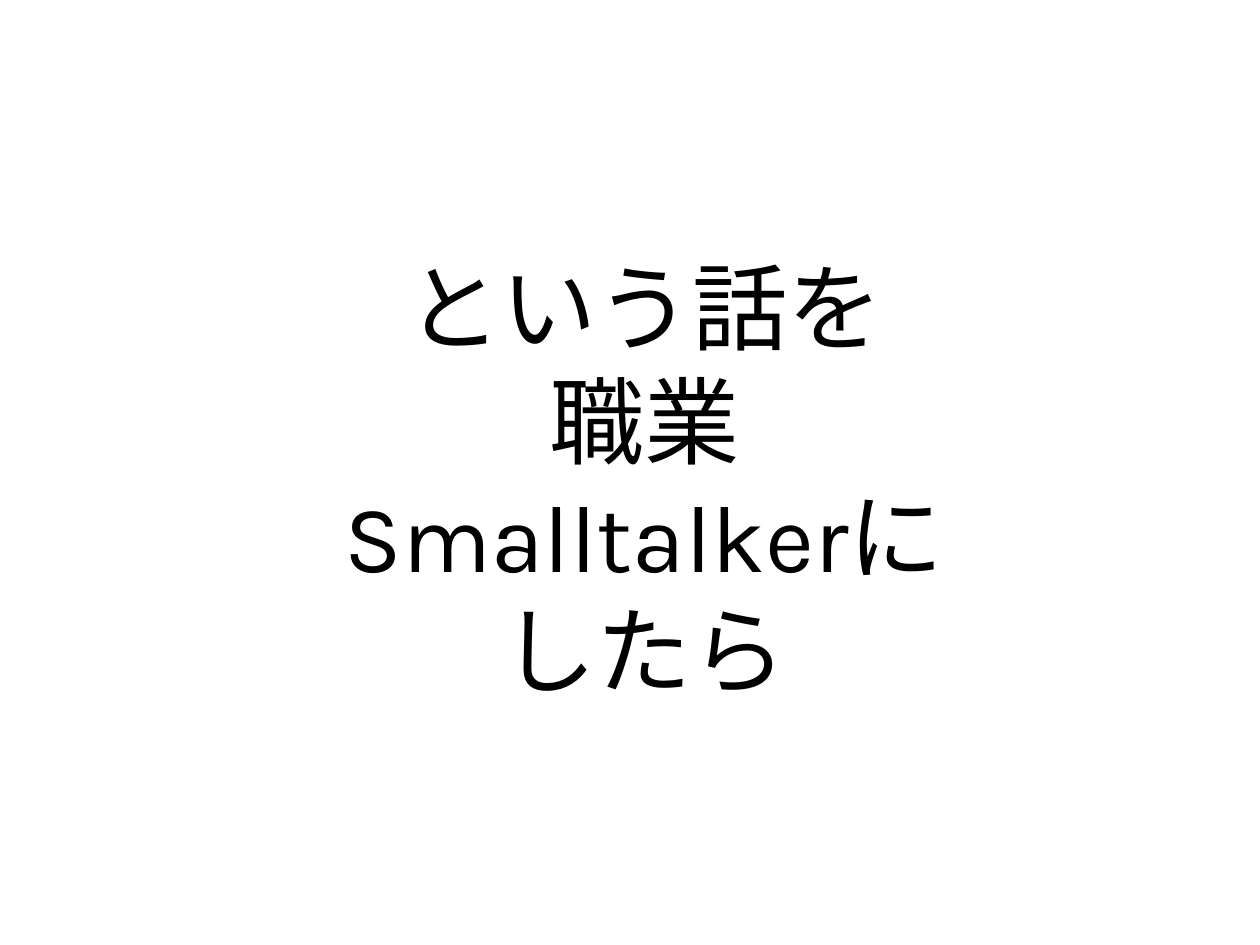
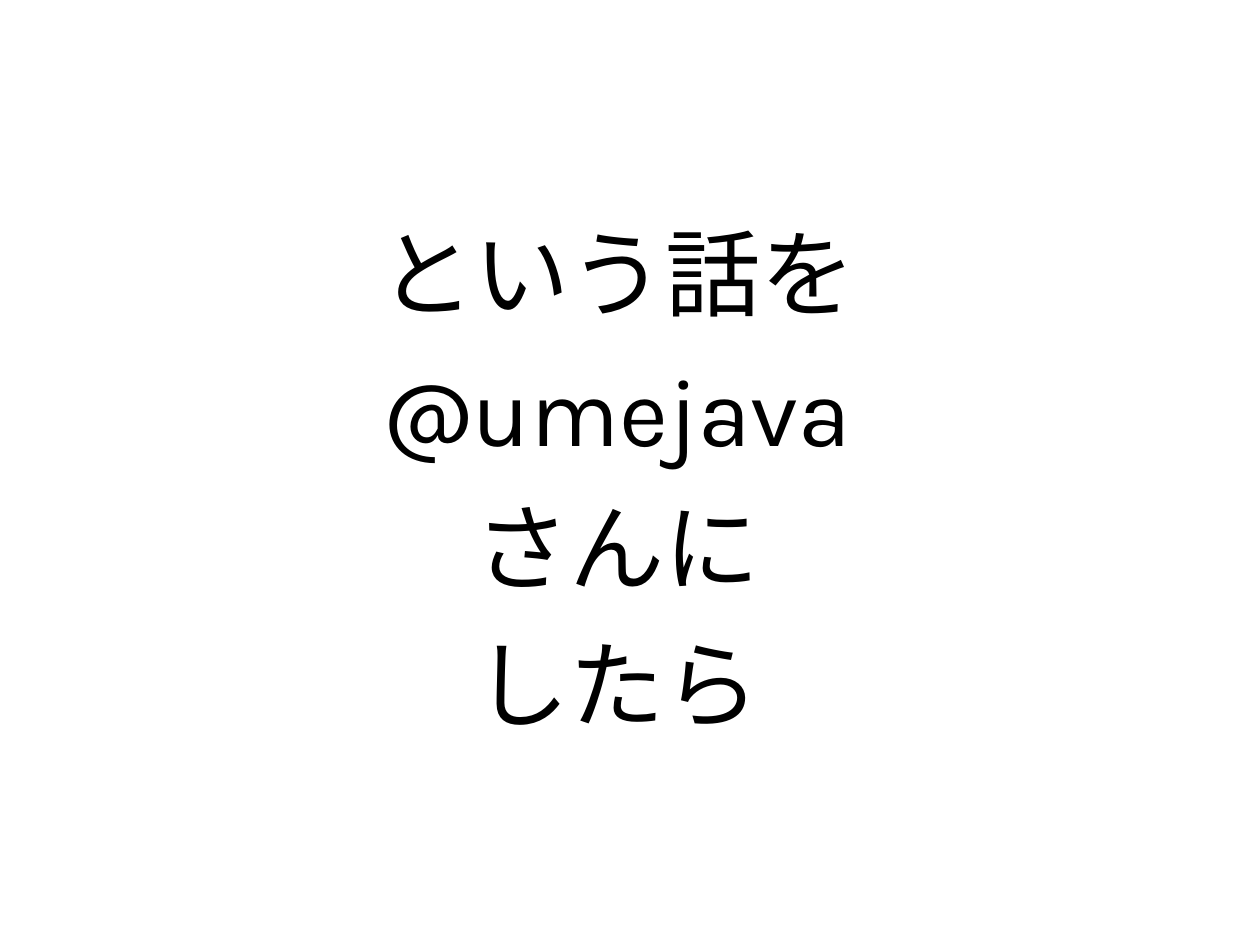
Before and after one commit to naruoga/mongotalk-sample, a slide deck: slide 11 of trying-mongotalk.odp (slide 9 before the commit). Drawn at 1260x945 pixels with LibreOffice and Linux fonts; fonts in the diff are those of the drawing. Boxes give left, top, right and bottom in pixels: in the first picture for what was removed or moved away, otherwise in the second. Text is boxed around its words. In the diff, an @@ line names an element or a change of style, - is before the commit and + after.

```diff
--- a/trying-mongotalk.odp
+++ b/trying-mongotalk.odp
@@ text at bbox=[379, 230, 855, 725]: text changed @@
-という話を
-職業
-Smalltalkerに
-したら
+という話を
+@umejava
+さんに
+したら
```
Also in this commit, not shown: 18 other slides changed, 30 slides added, 3 slides removed, 1 other file.
